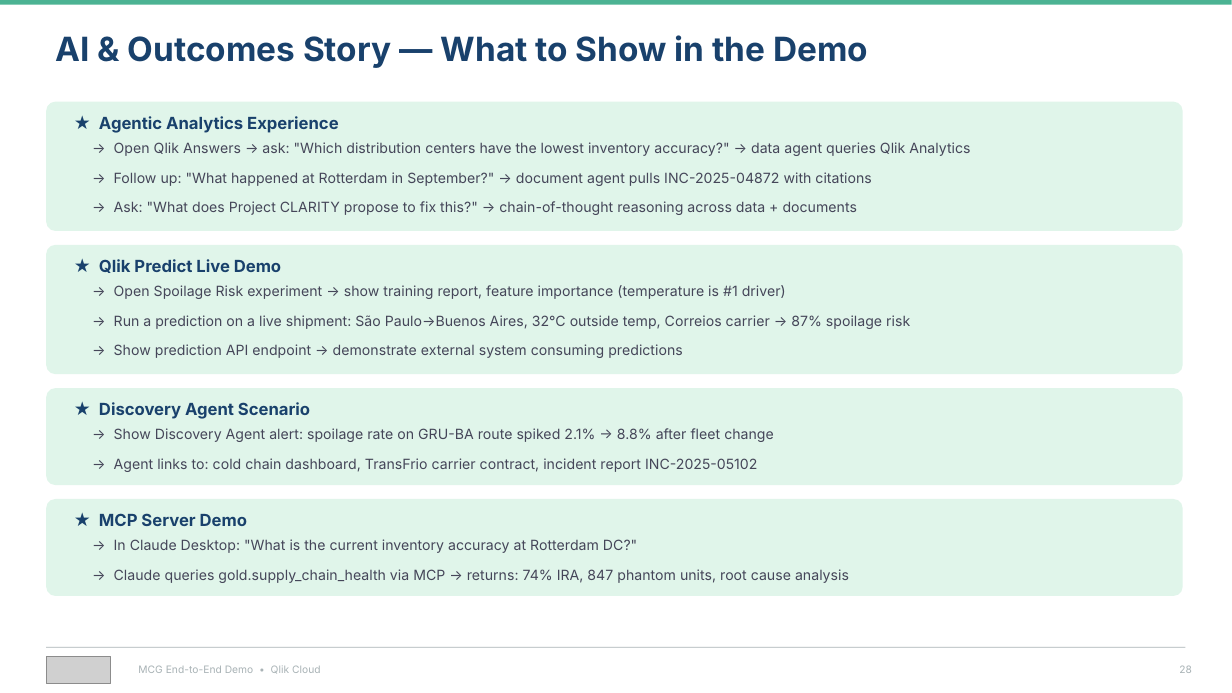
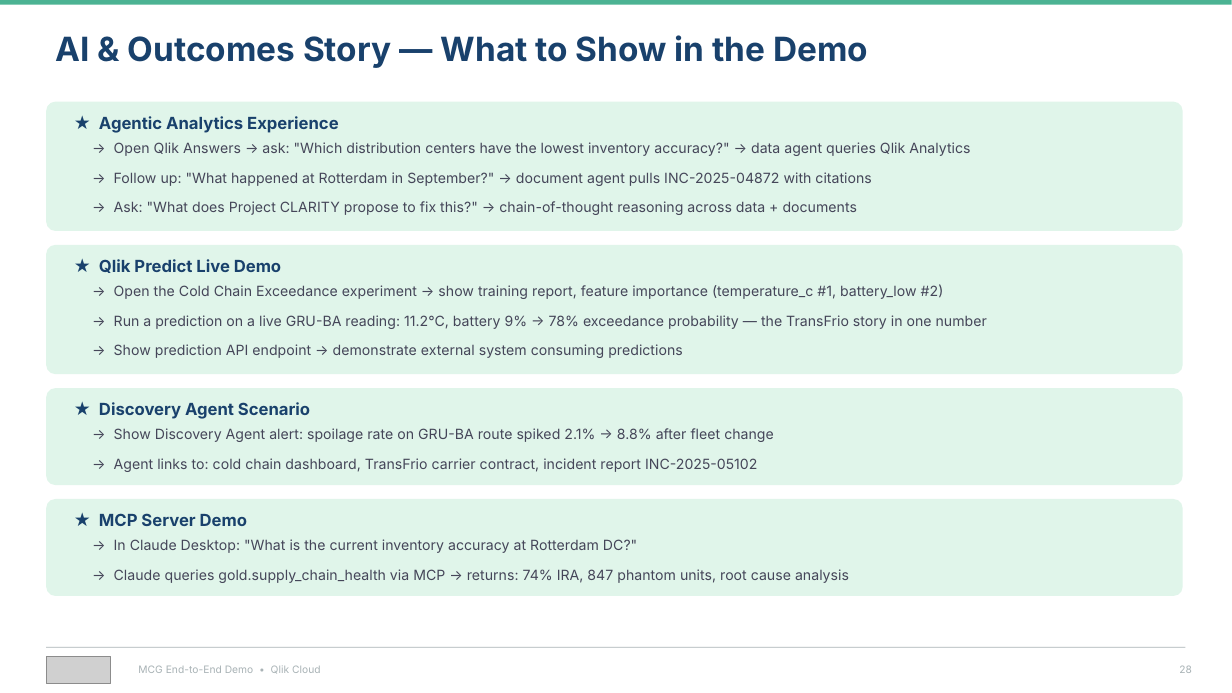
Before and after one commit to robertschoenfeldqlik/meridan_retail_group_qlik_demo_assets, a slide deck: slide 28 of MCG_Demo_Overview_Four_Stories.pptx. Drawn at 1232x693 pixels with LibreOffice and Linux fonts; fonts in the diff are those of the drawing; grey boxes stand for pictures. Boxes give left, top, right and bottom in pixels: in the first picture for what was removed or moved away, otherwise in the second. Text is boxed around its words. In the diff, an @@ line names an element or a change of style, - is before the commit and + after.

```diff
--- a/MCG_Demo_Overview_Four_Stories.pptx
+++ b/MCG_Demo_Overview_Four_Stories.pptx
@@ text at (x1=114, y1=284, x2=944, y2=299): text changed @@
-→ Open Spoilage Risk experiment → show training report, feature importance (temperature is #1 driver)
+→ Open the Cold Chain Exceedance experiment → show training report, feature importance (temperature_c #1, battery_low #2)
@@ text at (x1=114, y1=315, x2=987, y2=329): text changed @@
-→ Run a prediction on a live shipment: São Paulo→Buenos Aires, 32°C outside temp, Correios carrier → 87% spoilage risk
+→ Run a prediction on a live GRU-BA reading: 11.2°C, battery 9% → 78% exceedance probability — the TransFrio story in one number
```
Also in this commit, not shown: 6 other slides changed, 19 other files.
